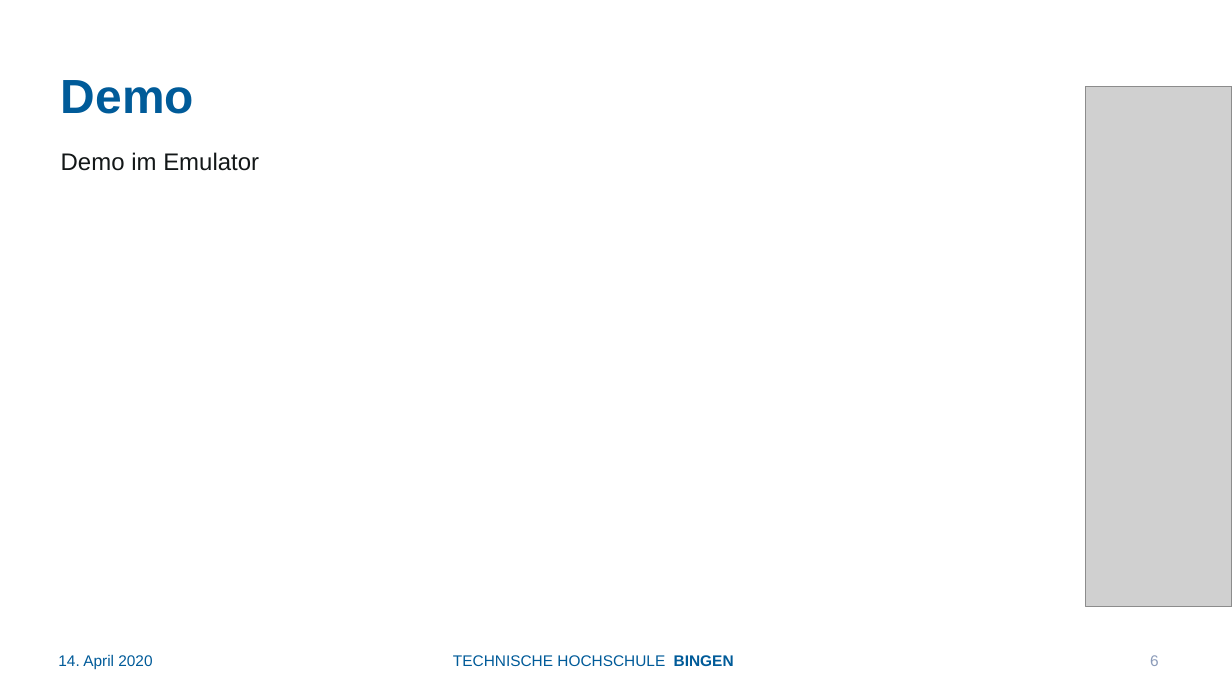
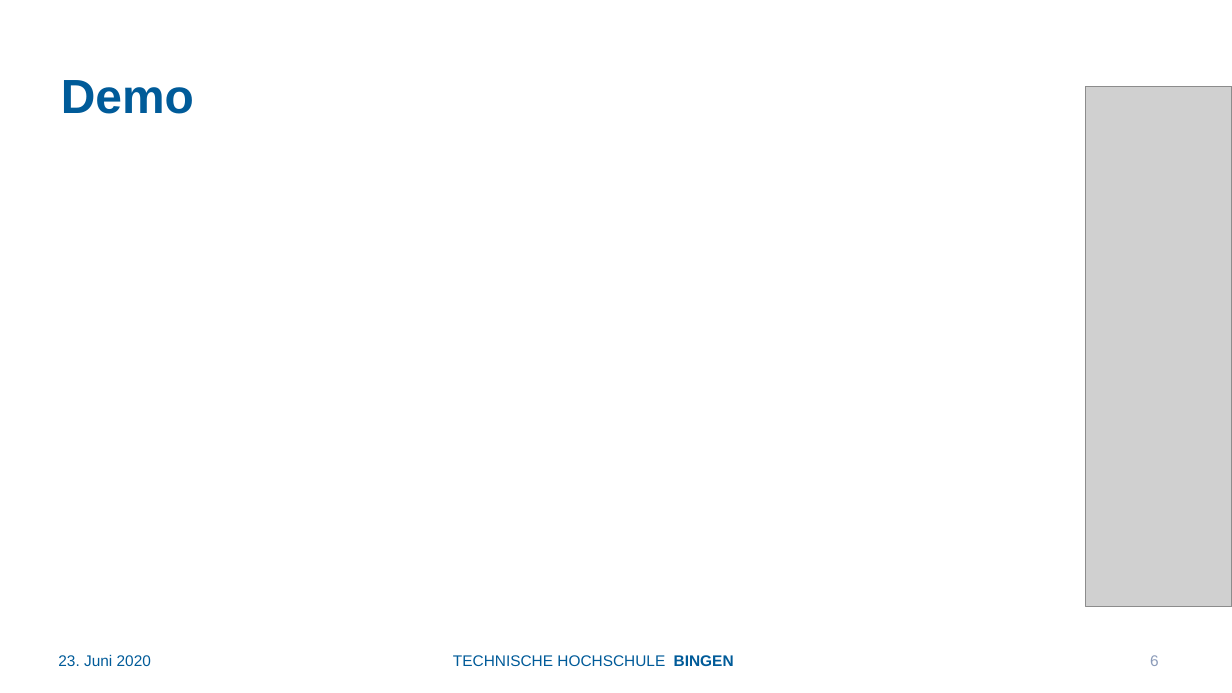
Before and after one commit to jnikodemus/projectearlybird, a slide deck: slide 6 of presentation/PraesentationAndroidWS2019.pptx. Drawn at 1232x693 pixels with LibreOffice and Linux fonts; fonts in the diff are those of the drawing; grey boxes stand for pictures. Boxes give left, top, right and bottom in pixels: in the first picture for what was removed or moved away, otherwise in the second. Text is boxed around its words. In the diff, an @@ line names an element or a change of style, - is before the commit and + after.

```diff
--- a/presentation/PraesentationAndroidWS2019.pptx
+++ b/presentation/PraesentationAndroidWS2019.pptx
@@ text removed at <box>61,152,259,171</box> @@
-Demo im Emulator
@@ text at <box>58,654,151,666</box>: text changed @@
-14. April 2020
+23. Juni 2020
```
Also in this commit, not shown: 4 other slides changed, 1 slide added, 1 slide removed.
